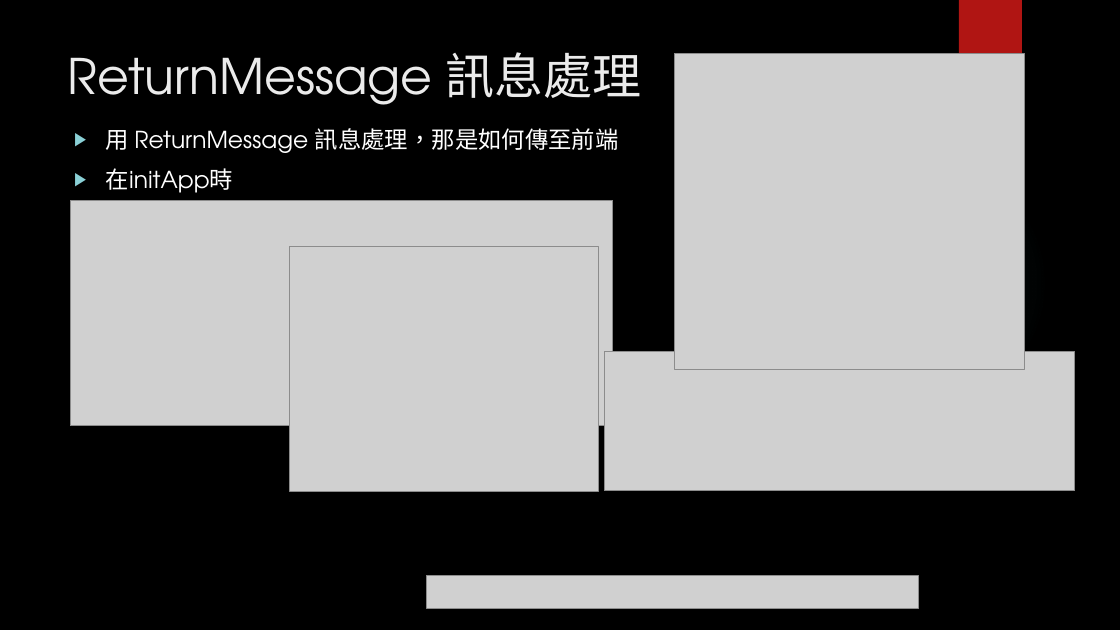
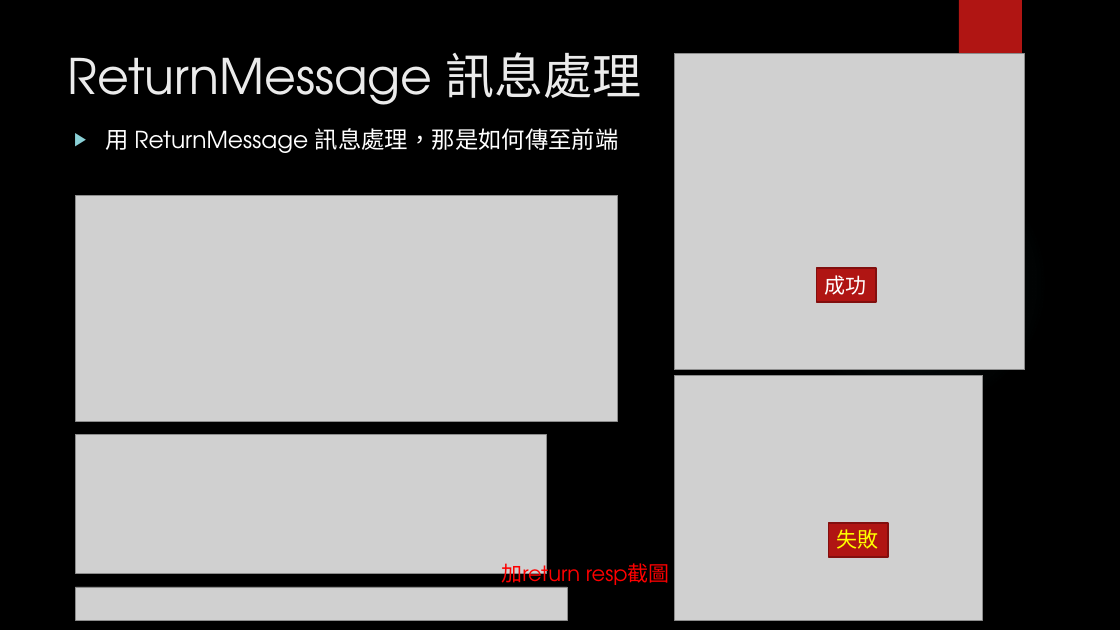
Before and after one commit to Szying/Js_Tools, a slide deck: slide 7 of 補充報告.pptx (slide 5 before the commit). Drawn at 1120x630 pixels with LibreOffice and Linux fonts; fonts in the diff are those of the drawing; grey boxes stand for pictures; background and template pictures are left out. Boxes give left, top, right and bottom in pixels: in the first picture for what was removed or moved away, otherwise in the second. Text is boxed around its words. In the diff, an @@ line names an element or a change of style, - is before the commit and + after.

```diff
--- a/補充報告.pptx
+++ b/補充報告.pptx
@@ text at (106,168,233,193): paragraph removed @@
-▶ 在initApp時
@@ picture: place and size @@
-picture at (71,200,613,426)
+picture at (76,196,618,422)
@@ rectangle added at (817,268,876,302), fill #B01513, outline #82100E 1.5 pt, 18 pt, text #FFFFFF @@
+成功
@@ picture: place and size @@
-picture at (290,246,599,492)
+picture at (675,376,984,621)
@@ picture: place and size @@
-picture at (604,352,1075,492)
+picture at (76,434,546,574)
@@ rectangle added at (828,523,888,556), fill #B01513, outline #82100E 1.5 pt, 18 pt, text #FFFF00 @@
+失敗
@@ text added at (501,561,670,585), 18 pt, text #FF0000 @@
+加return resp截圖
@@ picture: place and size @@
-picture at (427,576,918,609)
+picture at (76,587,567,621)
```
Also in this commit, not shown: 17 other slides changed, 1 slide added, 6 slides removed.
